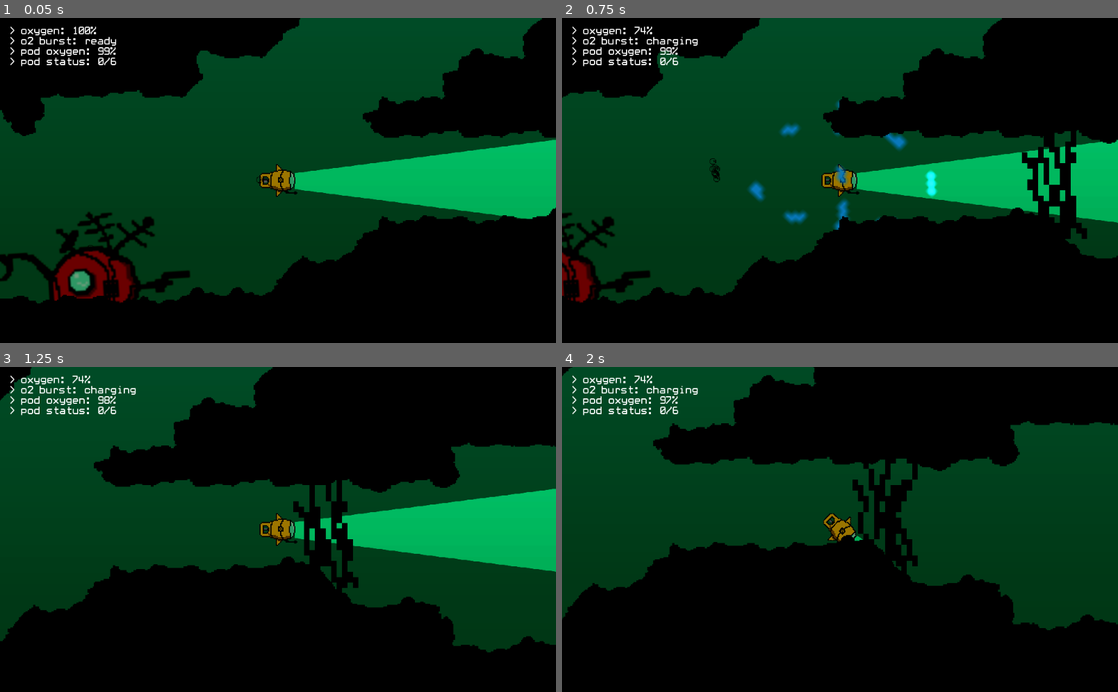
Above: before the commit, frames 1-4 (two rows, left to right).
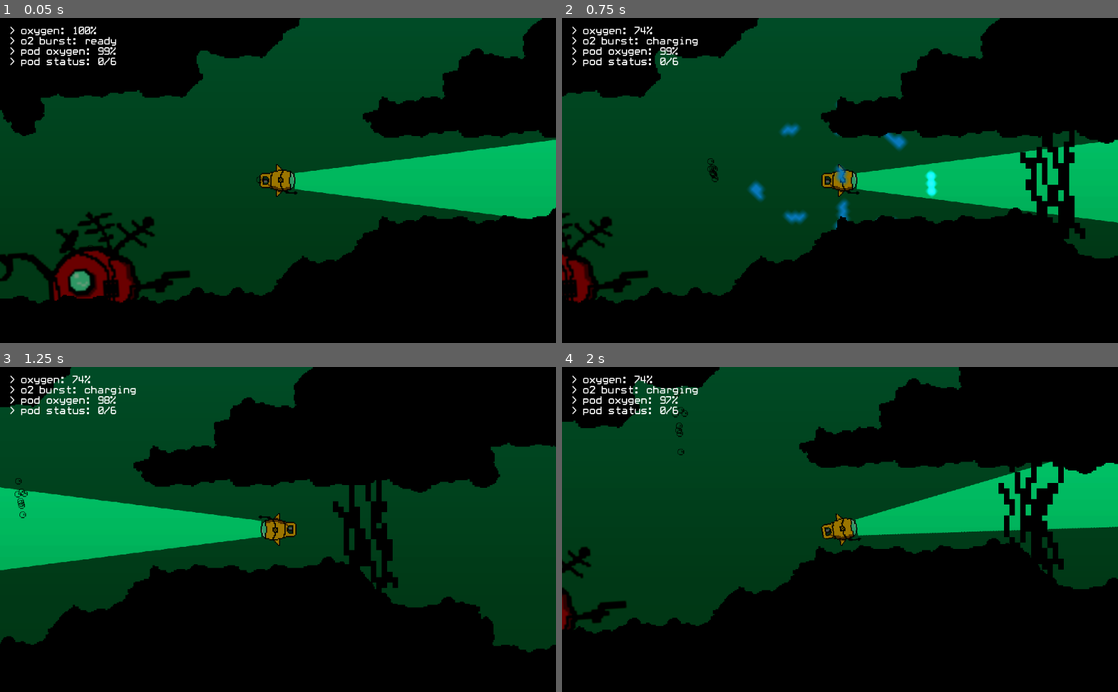
Above: after the commit, the same moments.

Repository: Jayshua/keep_it_alive
Game: Godot game, scene res://Main.tscn
Two runs of this game, one before a commit and one after it. Both use one fixed random seed, a clock stepped at 60 frames per second and the inputs below. Sound files missing from this copy of the repository are replaced by a short silence.
Inputs:
- Up to frame 1 (0.05 s): no input
- Up to frame 2 (0.75 s): tap Enter (ui_accept) at 0.5 s; hold D (move_right) from 0.53 s (still down); hold Space (fire) from 0.53 s (still down)
- Up to frame 3 (1.25 s): keep holding D (move_right); keep holding Space (fire); tap Enter (ui_accept) at 0.77 s
- Up to frame 4 (2 s): release D (move_right) at 1.28 s; release Space (fire) at 1.28 s; hold S (move_down) from 1.28 s (still down); tap Space (fire) at 1.35 s; tap Enter (ui_accept) at 1.52 s

Frame 1 is identical in both runs. In frame 2, 2.0% of the frame differs, in the area x 0-100%, y 0-88%; in frame 3, 25%; in frame 4, 34%, in the area x 0-100%, y 0-83%.

Commit message:
Add collisions

Diff:
--- /dev/null
+++ b/PlayFx.gd
@@ -0,0 +1,6 @@
+extends AudioStreamPlayer
+
+
+func play_once():
+	if not playing:
+		self.play(0)
--- a/Player.gd
+++ b/Player.gd
@@ -79,15 +79,24 @@
 	if velocity.length() > max_speed:
 		velocity *= 0.85
 
-	velocity *= FRICTION
+	print(velocity)
 
 	self.move_and_slide(velocity)
+
+	for index in range(0, self.get_slide_count()):
+		var collision = self.get_slide_collision(index)
+		if velocity.length() > 3:
+			velocity = -velocity * 0.95
+		if velocity.length() > 10:
+			$CollisionSound.play_once()
+
+	velocity *= FRICTION
 
 	self.rotation = velocity.angle()
 
 	if moving:
 		player_oxygen -= OXYGEN_USAGE
-		engine_sound_target = -5
+		engine_sound_target = -7
 	else:
 		engine_sound_target = -18
 
--- a/Player.tscn
+++ b/Player.tscn
@@ -7,6 +7,8 @@
 [ext_resource path="res://audio/Bubbles.wav" type="AudioStream" id=5]
 [ext_resource path="res://sprites/explosion.png" type="Texture" id=6]
 [ext_resource path="res://audio/Machine.ogg" type="AudioStream" id=7]
+[ext_resource path="res://audio/Collide.ogg" type="AudioStream" id=8]
+[ext_resource path="res://PlayFx.gd" type="Script" id=9]
 
 [sub_resource type="OccluderPolygon2D" id=1]
 polygon = PoolVector2Array( -6.733, -9.87256, -5.18635, -11.2373, -7.75306, -12.7308, -0.897612, -14.2162, 6.03409, -12 …(306 unchanged characters)…
@@ -80,7 +82,7 @@
 [node name="Sprite" type="AnimatedSprite" parent="."]
 rotation = 1.5708
 frames = ExtResource( 1 )
-frame = 4
+frame = 2
 playing = true
 
 [node name="Camera2D" type="Camera2D" parent="."]
@@ -127,3 +129,10 @@
 stream = ExtResource( 7 )
 volume_db = -50.921
 autoplay = true
+
+[node name="CollisionSound" type="AudioStreamPlayer" parent="."]
+stream = ExtResource( 8 )
+volume_db = 3.74
+pitch_scale = 0.7
+script = ExtResource( 9 )
+[connection signal="finished" from="CollisionSound" to="CollisionSound" method="_on_CollisionSound_finished"]
Not shown: 1 places in Player.tscn that only renumber resources
Not shown, added: audio/Collide.ogg.import
Not shown, added: audio/Collide.ogg
